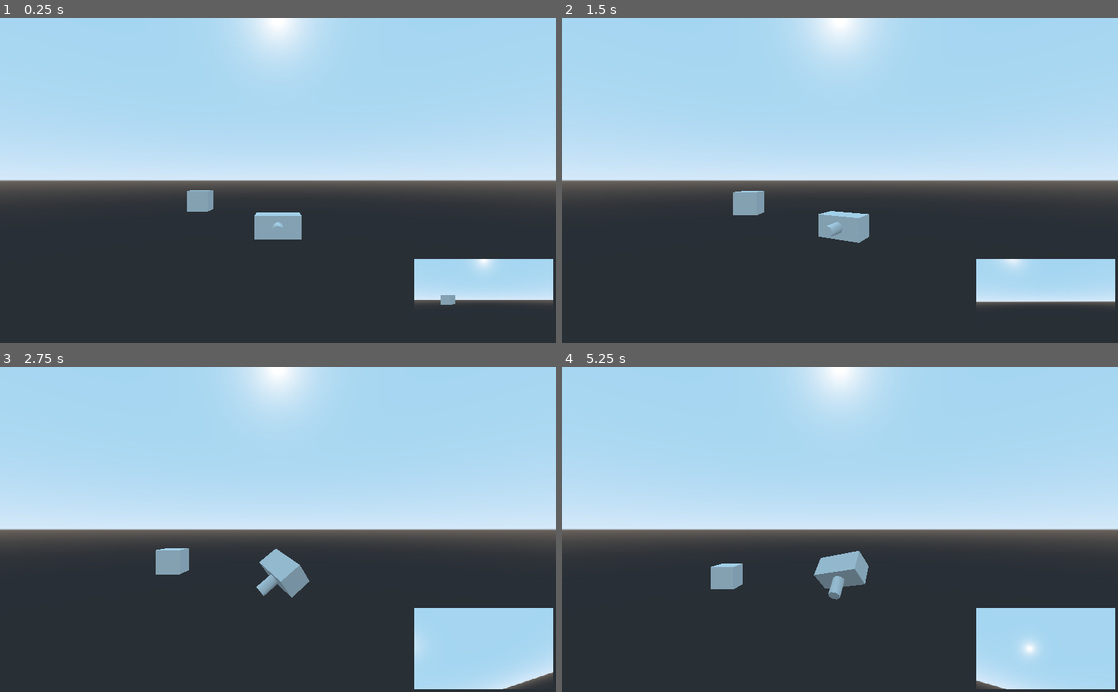
Above: before the commit, frames 1-4 (two rows, left to right).
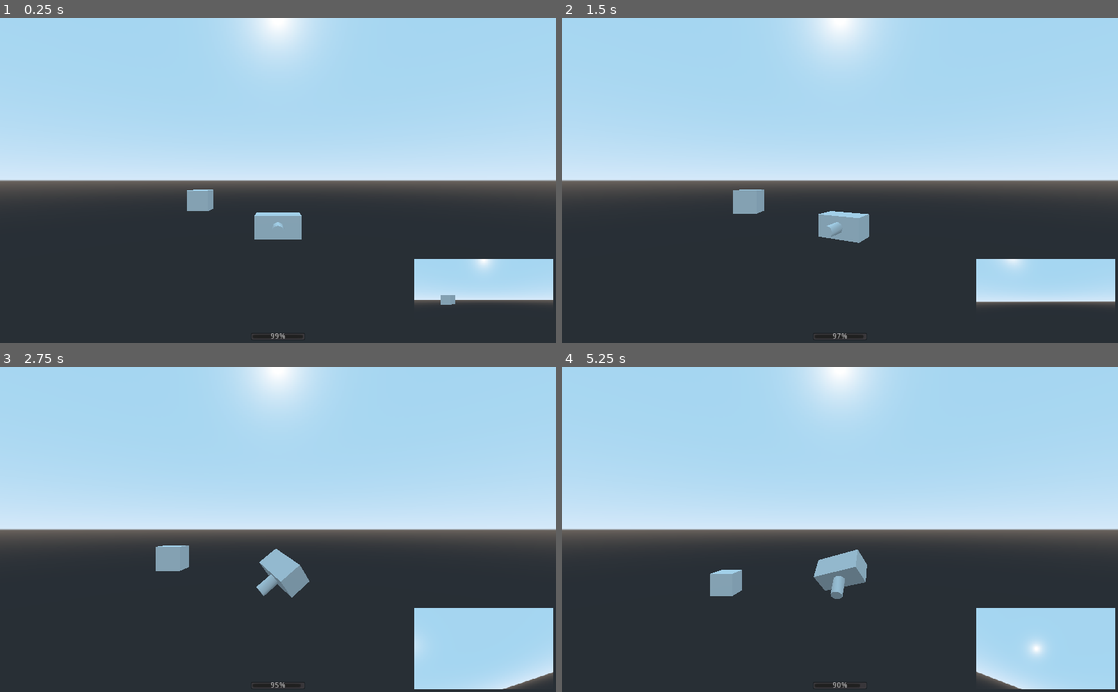
Above: after the commit, the same moments.

Repository: the-alex-g/Biplanes
Game: Godot game, scene res://Plane/PlaneHandler.tscn
Same seed, same stepped clock (60 frames per second), same inputs: the game is played once before the commit and once after it. The project has no main scene, so this scene is started directly.
Inputs:
- Up to frame 1 (0.25 s): no input
- Up to frame 2 (1.5 s): tap Enter at 0.5 s; hold D (right) 0.53-1.28 s; hold S (down) from 1.28 s (still down)
- Up to frame 3 (2.75 s): release S (down) at 2.03 s; hold D (right) from 2.03 s (still down)
- Up to frame 4 (5.25 s): release D (right) at 2.78 s; hold Shift (thrust, bound only after the commit) 2.78-3.53 s; hold A (left) 3.53-5.03 s; hold S (down) from 5.03 s (still down)

The runs differ from the first frame. In frame 1, less than 0.1% of the frame differs, in the area x 33-82%, y 52-99%; in frame 2, less than 0.1%; in frame 3, 0.2%; in frame 4, 0.8%, in the area x 26-87%, y 56-100%.

Commit message:
Add thrust and fuel bar

Diff:
--- a/project/Plane/Biplane.gd
+++ b/project/Plane/Biplane.gd
@@ -1,20 +1,31 @@
 extends KinematicBody
+
+signal update_fuel(value)
 
 # turning speed in revolutions per second
 export var turn_speed := 0.8
 export var flight_speed := 2.0
 export var lift_factor := 1.0
-export var gravity := 2.0
+export var gravity := 2.1
 export var accel_factor := 1.5
-export var decel_factor := 1.0
+export var deaccel_factor := 1.0
+export var secs_fuel := 60.0
+export var ammo := 20
+export var max_speed := 3.0
 
 var _rotation_inertia := Vector3.ZERO
+var _actual_speed := flight_speed
 
 
 func _physics_process(delta:float)->void:
 	var yaw := Input.get_axis("right", "left")
 	var pitch := Input.get_axis("up", "down")
 	var roll := Input.get_axis("roll_right", "roll_left")
+
+	if Input.is_action_pressed("thrust") and _actual_speed < max_speed and secs_fuel > 0:
+		_actual_speed += delta * accel_factor
+	elif not Input.is_action_pressed("thrust") and _actual_speed > flight_speed:
+		_actual_speed -= delta * deaccel_factor
 
 	_calculate_rotation_inertia(yaw, pitch, roll, delta)
 
@@ -23,30 +34,38 @@
 	rotate_object_local(Vector3.FORWARD, _rotation_inertia.z * delta)
 
 	# I don't know why this works, but it does. https://www.reddit.com/r/godot/comments/g4d232/how_to_get_a_kinematicbody_to_move_in_its_local/
-	var movement_vector := transform.basis.xform(Vector3(0, lift_factor, -1)) * flight_speed
+	var movement_vector := transform.basis.xform(Vector3(0, lift_factor, -1)) * _actual_speed
 	movement_vector.y -= gravity
 
 	var _collision := move_and_collide(movement_vector * delta)
 
+	if secs_fuel > 0:
+		secs_fuel -= delta * _actual_speed / flight_speed
+		emit_signal("update_fuel", secs_fuel)
+	else:
+		_actual_speed -= delta * deaccel_factor
+
 
 func _calculate_rotation_inertia(yaw:float, pitch:float, roll:float, delta:float)->void:
+	var percent_total_speed := _actual_speed / flight_speed
+
 	if yaw == 0 and _rotation_inertia.x != 0:
-		_rotation_inertia.x -= delta * sign(_rotation_inertia.x) * decel_factor
+		_rotation_inertia.x -= delta * sign(_rotation_inertia.x) * deaccel_factor
 		if abs(_rotation_inertia.x) < 0.05:
 			_rotation_inertia.x = 0
 	elif yaw != 0 and abs(_rotation_inertia.x) < turn_speed:
-		_rotation_inertia.x += yaw * delta * accel_factor
+		_rotation_inertia.x += yaw * delta * accel_factor * percent_total_speed
 
 	if pitch == 0 and _rotation_inertia.y != 0:
-		_rotation_inertia.y -= delta * sign(_rotation_inertia.y) * decel_factor
+		_rotation_inertia.y -= delta * sign(_rotation_inertia.y) * deaccel_factor
 		if abs(_rotation_inertia.y) < 0.05:
 			_rotation_inertia.y = 0
 	elif pitch != 0 and abs(_rotation_inertia.y) < turn_speed:
-		_rotation_inertia.y += pitch * delta * accel_factor
+		_rotation_inertia.y += pitch * delta * accel_factor * percent_total_speed
 
 	if roll == 0 and _rotation_inertia.z != 0:
-		_rotation_inertia.z -= delta * sign(_rotation_inertia.z) * decel_factor
+		_rotation_inertia.z -= delta * sign(_rotation_inertia.z) * deaccel_factor
 		if abs(_rotation_inertia.z) < 0.05:
 			_rotation_inertia.z = 0
 	elif roll != 0 and abs(_rotation_inertia.z) < turn_speed:
-		_rotation_inertia.z += roll * delta * accel_factor
+		_rotation_inertia.z += roll * delta * accel_factor * percent_total_speed
--- a/project/Plane/PlaneHUD.gd
+++ b/project/Plane/PlaneHUD.gd
@@ -1,7 +1,12 @@
 extends CanvasLayer
 
 onready var _pilot_view : TextureRect = $Control/PilotView
+onready var _fuel_bar : ProgressBar = $Control/FuelBar
 
 
 func _on_PlaneHandler_update_pilot_view(texture:ViewportTexture)->void:
 	_pilot_view.texture = texture
+
+
+func _on_PlaneHandler_update_fuel(value:float)->void:
+	_fuel_bar.value = value
--- a/project/Plane/PlaneHUD.tscn
+++ b/project/Plane/PlaneHUD.tscn
@@ -20,3 +20,15 @@
 margin_bottom = -5.0
 grow_horizontal = 0
 grow_vertical = 0
+
+[node name="FuelBar" type="ProgressBar" parent="Control"]
+anchor_left = 0.5
+anchor_top = 1.0
+anchor_right = 0.5
+anchor_bottom = 1.0
+margin_left = -50.0
+margin_top = -19.0
+margin_right = 50.0
+margin_bottom = -5.0
+max_value = 60.0
+value = 60.0
--- a/project/Plane/PlaneHandler.gd
+++ b/project/Plane/PlaneHandler.gd
@@ -1,6 +1,7 @@
 extends Spatial
 
 signal update_pilot_view(texture)
+signal update_fuel(value)
 
 export var camera_distance_from_plane := 10
 export var camera_vertical_offset := -1
@@ -9,6 +10,8 @@
 onready var _plane = $PilotViewport/Biplane
 onready var _pilot_viewport : Viewport = $PilotViewport
 
+var plane_position : Vector3 setget ,_get_plane_position
+
 
 func _process(_delta:float)->void:
 	_camera.translation = Vector3(
@@ -16,4 +19,13 @@
 		_plane.translation.y + camera_vertical_offset,
 		_plane.translation.z + camera_distance_from_plane
 	)
+	_camera.rotation.x = -atan(camera_vertical_offset / camera_distance_from_plane)
 	emit_signal("update_pilot_view", _pilot_viewport.get_texture())
+
+
+func _get_plane_position()->Vector3:
+	return _plane.global_translation
+
+
+func _on_Biplane_update_fuel(value:float)->void:
+	emit_signal("update_fuel", value)
--- a/project/Plane/PlaneHandler.tscn
+++ b/project/Plane/PlaneHandler.tscn
@@ -22,4 +22,6 @@
 [node name="CSGBox" type="CSGBox" parent="."]
 transform = Transform( 1, 0, 0, 0, 1, 0, 0, 0, 1, -7.77676, 0, -13.8669 )
 
+[connection signal="update_fuel" from="." to="PlaneHUD" method="_on_PlaneHandler_update_fuel"]
 [connection signal="update_pilot_view" from="." to="PlaneHUD" method="_on_PlaneHandler_update_pilot_view"]
+[connection signal="update_fuel" from="PilotViewport/Biplane" to="." method="_on_Biplane_update_fuel"]
--- a/project/project.godot
+++ b/project/project.godot
@@ -55,6 +55,18 @@
 , Object(InputEventJoypadMotion,"resource_local_to_scene":false,"resource_name":"","device":0,"axis":0,"axis_value":1.0,"script":null)
  ]
 }
+thrust={
+"deadzone": 0.5,
+"events": [ Object(InputEventKey,"resource_local_to_scene":false,"resource_name":"","device":0,"alt":false,"shift":false,"control":false,"meta":false,"command":false,"pressed":false,"scancode":16777237,"physical_scancode":0,"unicode":0,"echo":false,"script":null)
+, Object(InputEventJoypadButton,"resource_local_to_scene":false,"resource_name":"","device":0,"button_index":7,"pressure":0.0,"pressed":false,"script":null)
+ ]
+}
+shoot={
+"deadzone": 0.5,
+"events": [ Object(InputEventKey,"resource_local_to_scene":false,"resource_name":"","device":0,"alt":false,"shift":false,"control":false,"meta":false,"command":false,"pressed":false,"scancode":32,"physical_scancode":0,"unicode":0,"echo":false,"script":null)
+, Object(InputEventJoypadButton,"resource_local_to_scene":false,"resource_name":"","device":0,"button_index":7,"pressure":0.0,"pressed":false,"script":null)
+ ]
+}
 
 [physics]
 
